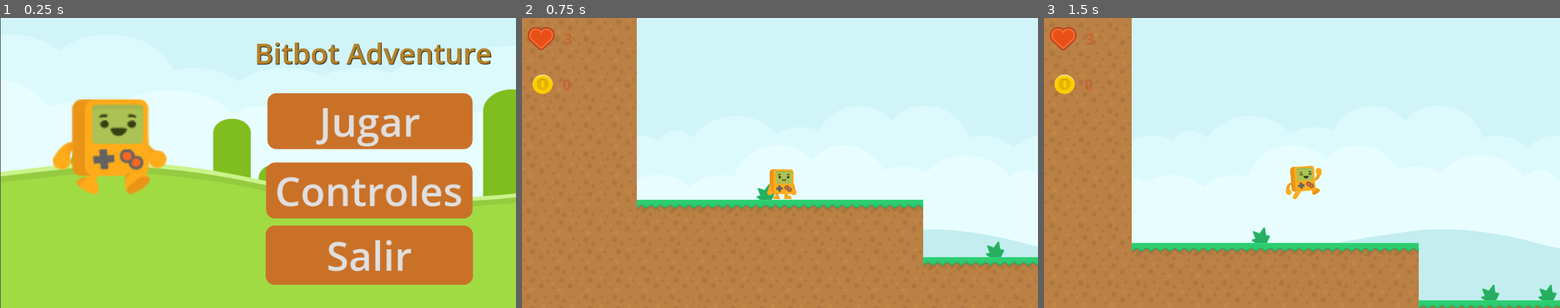
Above: before the commit, frames 1-3 (left to right).
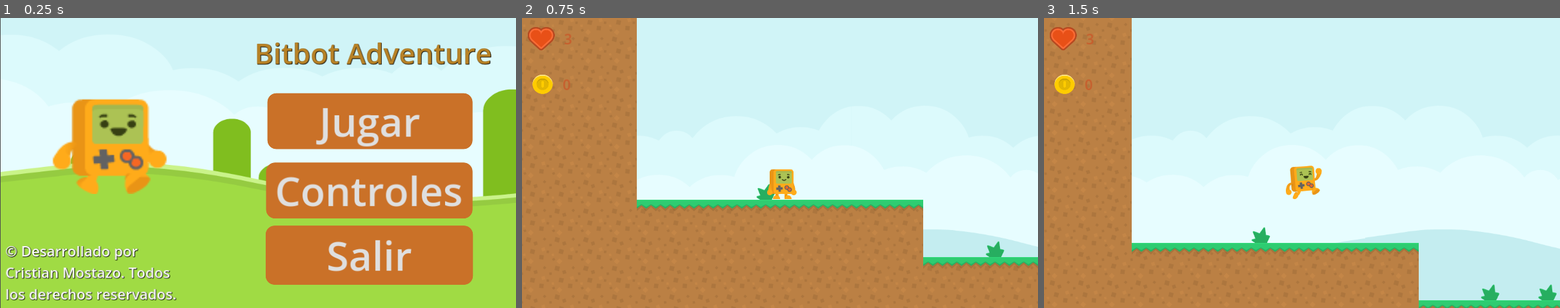
Above: after the commit, the same moments.

Repository: most025/bitbot-adventure
Game: Godot game, scene res://menues/main_menues.tscn
Same seed, same stepped clock (60 frames per second), same inputs: the game is played once before the commit and once after it.
Inputs:
- Up to frame 1 (0.25 s): no input
- Up to frame 2 (0.75 s): click "Jugar" at 0.5 s
- Up to frame 3 (1.5 s): tap Enter (ui_accept) at 1.25 s; hold Right (ui_right) from 1.28 s (still down)

The runs differ from the first frame. In frame 1, 2.0% of the frame differs, in the area x 1-35%, y 78-98%; in frame 2, nothing differs; in frame 3, nothing differs.

Commit message:
Agregue la autoría

Diff:
--- a/menues/main_menues.tscn
+++ b/menues/main_menues.tscn
@@ -144,6 +144,18 @@
 theme_override_styles/normal = SubResource("StyleBoxFlat_jipg8")
 text = "Salir"
 
+[node name="LabelCopyright" type="Label" parent="."]
+layout_mode = 0
+offset_left = 12.0
+offset_top = 498.0
+offset_right = 421.0
+offset_bottom = 639.0
+theme_override_colors/font_color = Color(1, 1, 1, 1)
+theme_override_colors/font_shadow_color = Color(0, 0, 0, 1)
+theme_override_font_sizes/font_size = 32
+text = "© Desarrollado por Cristian Mostazo. Todos los derechos reservados."
+autowrap_mode = 3
+
 [connection signal="pressed" from="ButtonPlay" to="." method="_on_button_play_pressed"]
 [connection signal="pressed" from="ButtonControls" to="." method="_on_button_controls_pressed"]
 [connection signal="pressed" from="ButtonExit" to="." method="_on_button_exit_pressed"]
